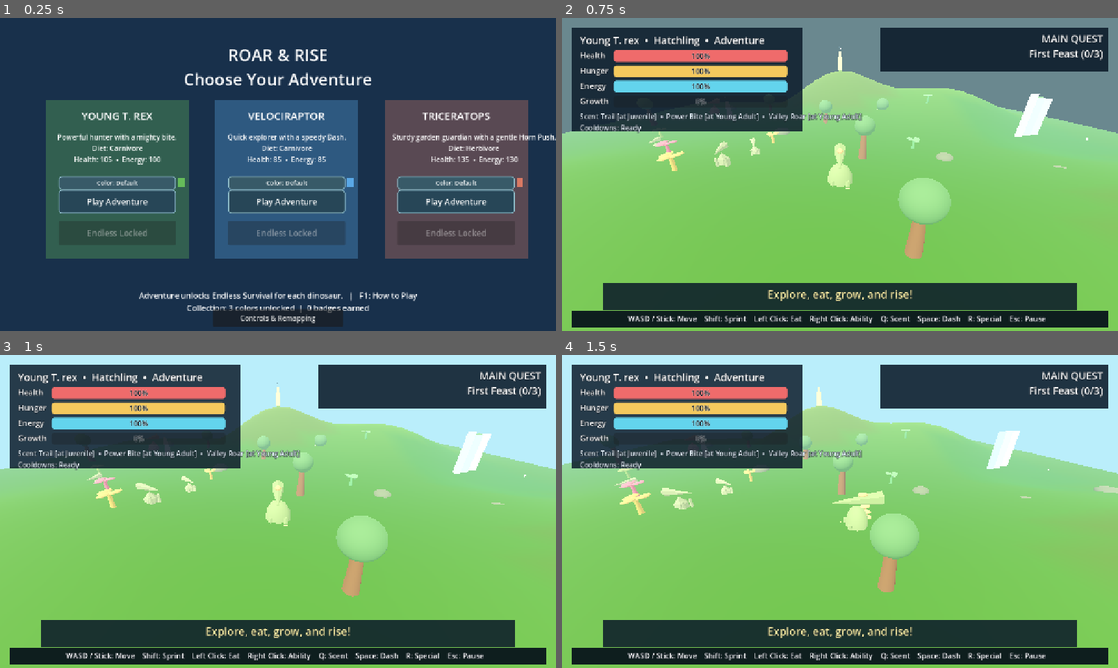
Above: before the commit, frames 1-4 (two rows, left to right).
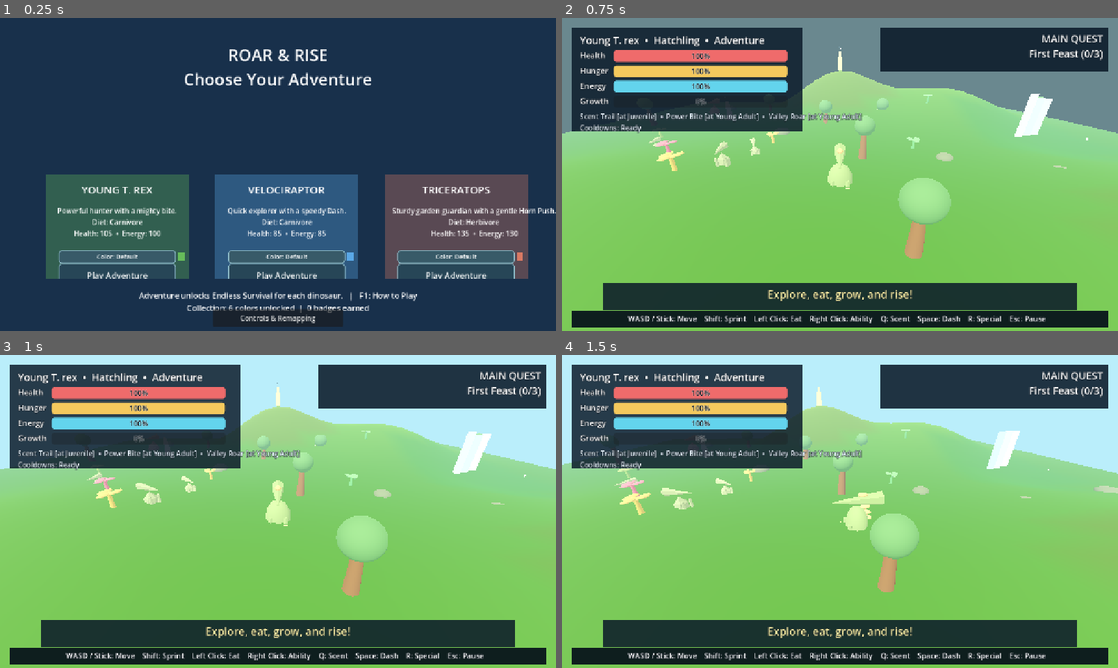
Above: after the commit, the same moments.

Repository: mschalle/Dino-Game
Game: Godot game, scene res://Main.tscn
Two runs of this game, one before a commit and one after it. Both use one fixed random seed, a clock stepped at 60 frames per second and the inputs below.
Inputs (mouse positions are in pixels of both pictures, inside the frame that each line leads up to):
- Up to frame 1 (0.25 s): no input
- Up to frame 2 (0.75 s): click "Play Adventure" at 0.5 s
- Up to frame 3 (1 s): no input
- Up to frame 4 (1.5 s): tap Enter at 1.25 s; move the mouse to (962, 495) at 1.27 s; hold D (move_right) from 1.28 s (still down); tap Space (dash) at 1.35 s

The runs differ from the first frame. In frame 1, 31% of the frame differs, in the area x 8-100%, y 26-94%; in frame 2, nothing differs; in frame 3, nothing differs; in frame 4, nothing differs.

Commit message:
Add expansion playable dinosaur profiles

Diff:
--- a/dinosaur_profiles.gd
+++ b/dinosaur_profiles.gd
@@ -2,7 +2,7 @@
 extends RefCounted
 
 static func all() -> Array[DinosaurProfile]:
-	return [t_rex(), velociraptor(), triceratops()]
+	return [t_rex(), velociraptor(), triceratops(), ankylosaurus(), parasaurolophus(), carnotaurus()]
 
 static func by_id(species_id: String) -> DinosaurProfile:
 	for profile in all():
@@ -52,5 +52,47 @@
 	]
 	return DinosaurProfile.new("triceratops", "Triceratops", "Sturdy garden guardian with a gentle Horn Push.", Color("#d97963"), Color("#fff2c9"), "herbivore", 5.0, 7.0, 2, 130.0, 135.0, 0.28, abilities, quests, _optional_quests(), {"prey": ["plant"], "threats": ["rival"]})
 
+static func ankylosaurus() -> DinosaurProfile:
+	var abilities: Array[AbilityDefinition] = [
+		AbilityDefinition.new("scent", "Garden Scent", "Reveal nearby plants or the active quest.", 0, "scent_trail", 7.0),
+		AbilityDefinition.new("tail_swing", "Tail Swing", "Knock back nearby threats with a friendly thump.", 0, "power_bite", 3.0),
+		AbilityDefinition.new("brace", "Brace", "Reduce danger while standing your ground.", 2, "special_ability", 8.0)
+	]
+	var quests: Array[QuestDefinition] = [
+		QuestDefinition.new("anky_garden", "Shielded Garden", "Find the sheltered fern garden.", "reach", "ancient_meadow", 1, 5, 0, Vector3(-13, 0, 11)),
+		QuestDefinition.new("anky_feast", "Armored Feast", "Eat three nourishing plants.", "eat", "plant", 3, 5, 1, Vector3.ZERO),
+		QuestDefinition.new("anky_bridge", "Clear the Crossing", "Use Tail Swing at the stone crossing.", "ability", "tail_swing", 1, 7, 2, Vector3(14, 0, -4)),
+		QuestDefinition.new("anky_finale", "Safe Herd Path", "Reach the herd sanctuary as an Adult.", "finale", "herd_home", 1, 5, 3, Vector3(-17, 0, -17))
+	]
+	return DinosaurProfile.new("ankylosaurus", "Ankylosaurus", "Armored guardian with a powerful tail swing.", Color("#789b55"), Color("#d6b85e"), "herbivore", 4.5, 6.5, 2, 145.0, 120.0, 0.24, abilities, quests, _optional_quests(), {"prey": ["plant"], "threats": ["rival"]})
+
+static func parasaurolophus() -> DinosaurProfile:
+	var abilities: Array[AbilityDefinition] = [
+		AbilityDefinition.new("scent", "Herd Scent", "Reveal food and safe routes for longer.", 0, "scent_trail", 7.0),
+		AbilityDefinition.new("herd_call", "Herd Call", "Send a friendly signal across the meadow.", 0, "special_ability", 7.0),
+		AbilityDefinition.new("endurance", "Endurance Run", "Sprint farther before tiring.", 2, "dash", 3.0)
+	]
+	var quests: Array[QuestDefinition] = [
+		QuestDefinition.new("para_wetlands", "Call of the Wetlands", "Reach the river wetlands.", "reach", "waterfall", 1, 5, 0, Vector3(19, 0, -4)),
+		QuestDefinition.new("para_feast", "Gentle Grazer", "Eat three nourishing plants.", "eat", "plant", 3, 5, 1, Vector3.ZERO),
+		QuestDefinition.new("para_signal", "Herd Signal", "Use Herd Call at the meadow landmark.", "ability", "herd_call", 1, 7, 2, Vector3(-13, 0, 11)),
+		QuestDefinition.new("para_finale", "Guide the Herd", "Reach the herd sanctuary as an Adult.", "finale", "herd_home", 1, 5, 3, Vector3(-17, 0, -17))
+	]
+	return DinosaurProfile.new("parasaurolophus", "Parasaurolophus", "Friendly herd navigator with a powerful call.", Color("#55a7a0"), Color("#f1ce67"), "herbivore", 6.0, 8.5, 1, 110.0, 125.0, 0.3, abilities, quests, _optional_quests(), {"prey": ["plant"], "threats": ["rival"]})
+
+static func carnotaurus() -> DinosaurProfile:
+	var abilities: Array[AbilityDefinition] = [
+		AbilityDefinition.new("scent", "Hunter Scent", "Reveal prey and the active quest route.", 0, "scent_trail", 7.0),
+		AbilityDefinition.new("charge", "Charge", "Burst forward into a safe bump attack.", 0, "dash", 2.5),
+		AbilityDefinition.new("intimidate", "Intimidate", "Warn nearby predators away from your territory.", 2, "special_ability", 8.0)
+	]
+	var quests: Array[QuestDefinition] = [
+		QuestDefinition.new("carno_ridge", "Badlands Sprint", "Reach the redstone ridge.", "reach", "sunstone", 1, 5, 0, Vector3(14, 0, -12)),
+		QuestDefinition.new("carno_feast", "Hunter's Feast", "Claim three tier-one prey tokens.", "eat", "prey", 3, 5, 1, Vector3.ZERO),
+		QuestDefinition.new("carno_charge", "Break the Chase", "Use Charge at the ridge route.", "ability", "charge", 1, 7, 2, Vector3(0, 0, -18)),
+		QuestDefinition.new("carno_finale", "Ridge Champion", "Reach the rival arena as an Adult.", "finale", "valley_rival", 1, 6, 3, Vector3(16, 0, 16))
+	]
+	return DinosaurProfile.new("carnotaurus", "Carnotaurus", "Burst chaser built for quick valley runs.", Color("#b95d4b"), Color("#f1b45f"), "carnivore", 7.0, 10.5, 2, 105.0, 100.0, 0.38, abilities, quests, _optional_quests(), {"prey": ["small_dino"], "threats": ["rival"]})
+
 static func _optional_quests() -> Array[QuestDefinition]:
 	return [QuestDefinition.new("optional_explorer", "Valley Explorer", "Visit the sparkling waterfall.", "reach", "waterfall", 1, 2, 0, Vector3(19, 0, -4), true)]
--- a/main.gd
+++ b/main.gd
@@ -288,10 +288,18 @@
 	title.size = Vector2(700, 100)
 	title.add_theme_font_size_override("font_size", 38)
 	panel.add_child(title)
+	var card_scroll := ScrollContainer.new()
+	card_scroll.position = Vector2(0, 170)
+	card_scroll.size = Vector2(1280, 430)
+	card_scroll.horizontal_scroll_mode = ScrollContainer.SCROLL_MODE_DISABLED
+	panel.add_child(card_scroll)
+	var card_content := Control.new()
+	card_content.custom_minimum_size = Vector2(1280, 820)
+	card_scroll.add_child(card_content)
 	var profiles := PROFILES.all()
 	for index in profiles.size():
 		var species_profile: DinosaurProfile = profiles[index]
-		_create_species_card(panel, species_profile, index)
+		_create_species_card(card_content, species_profile, index)
 	var footer := Label.new()
 	footer.text = "Adventure unlocks Endless Survival for each dinosaur.   |   F1: How to Play\n%s" % _collection_summary()
 	footer.position = Vector2(290, 625)
@@ -432,10 +440,12 @@
 	return action.replace("_", " ").capitalize()
 
 func _create_species_card(parent: Control, species_profile: DinosaurProfile, index: int) -> void:
-	var x := 105.0 + index * 390.0
+	var column := index % 3
+	var row := index / 3
+	var x := 105.0 + column * 390.0
 	var card := ColorRect.new()
 	card.color = Color(species_profile.body_color, 0.34)
-	card.position = Vector2(x, 190)
+	card.position = Vector2(x, 190.0 + row * 385.0)
 	card.size = Vector2(330, 365)
 	parent.add_child(card)
 	var name_label := Label.new()
--- a/save_system.gd
+++ b/save_system.gd
@@ -101,7 +101,10 @@
 		"cosmetics": {
 			"t_rex": ["default"],
 			"velociraptor": ["default"],
-			"triceratops": ["default"]
+			"triceratops": ["default"],
+			"ankylosaurus": ["default"],
+			"parasaurolophus": ["default"],
+			"carnotaurus": ["default"]
 		},
 		"selected_cosmetics": {},
 		"badges": [],
--- a/tests/run_tests.gd
+++ b/tests/run_tests.gd
@@ -39,7 +39,7 @@
 	_check(sound_feedback.tone_queue.size() == 2, "Food feedback should queue a friendly two-note sound")
 	sound_feedback.free()
 	var profiles := DinosaurProfiles.all()
-	_check(profiles.size() == 3, "Expected three playable profiles")
+	_check(profiles.size() == 6, "Expected six playable profiles")
 	var ids: Dictionary = {}
 	var finale_ids: Dictionary = {}
 	for profile in profiles:
Not shown, changed: PROJECT_PLAN.md
